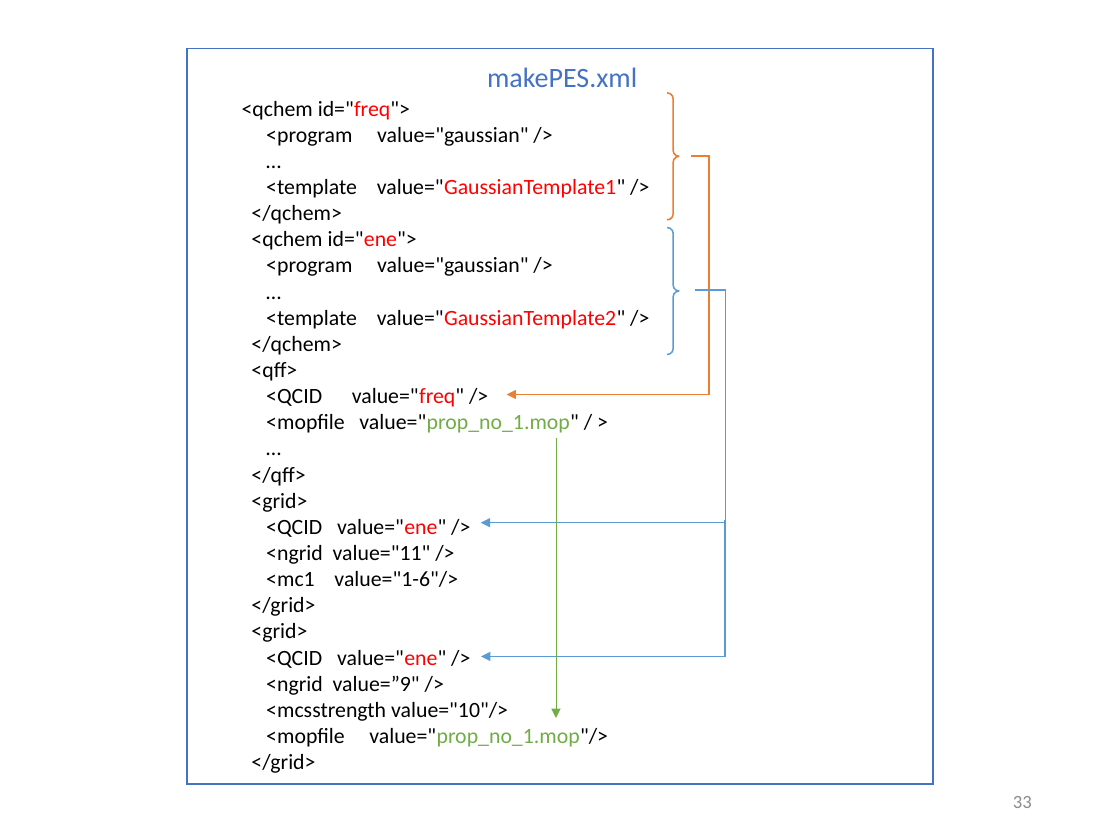
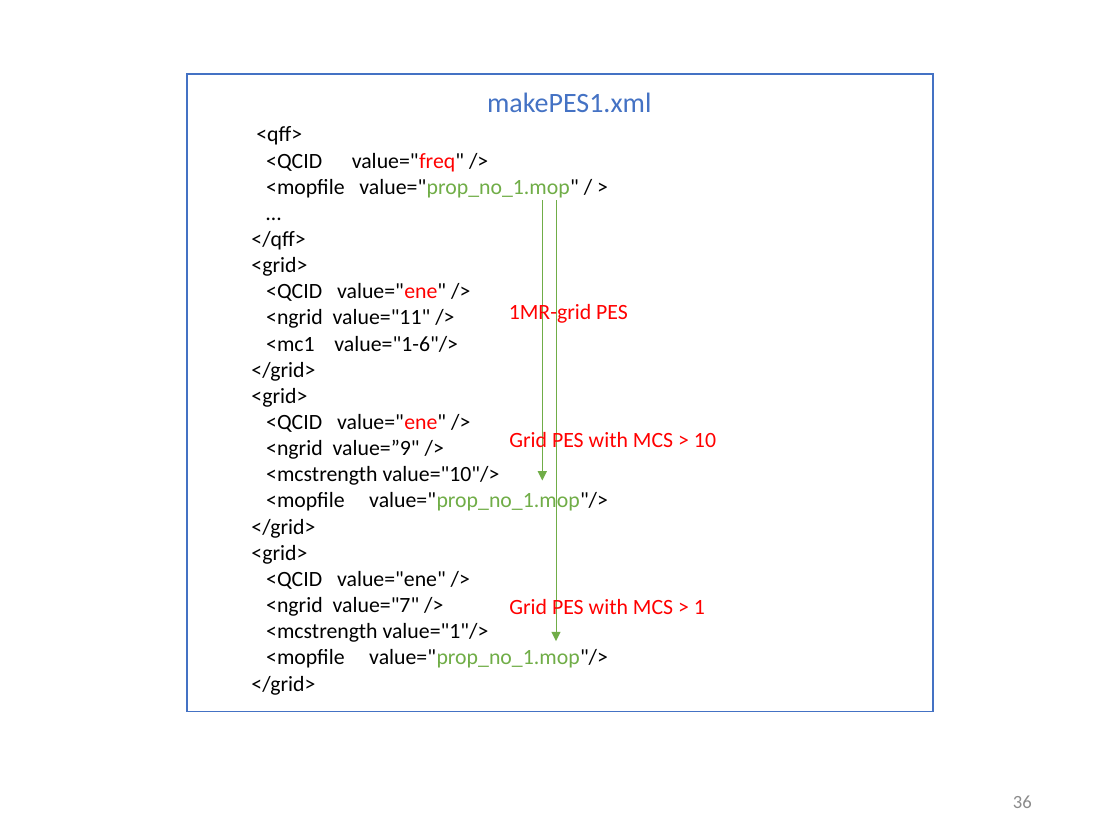
Before and after one commit to yagikiyoshi/sindo, a slide deck: slide 37 of doc/MakePES/usage_MakePES.pptx (slide 34 before the commit). Drawn at 1120x840 pixels with LibreOffice and Linux fonts; fonts in the diff are those of the drawing. Boxes give left, top, right and bottom in pixels: in the first picture for what was removed or moved away, otherwise in the second. Text is boxed around its words. In the diff, an @@ line names an element or a change of style, - is before the commit and + after.

```diff
--- a/doc/MakePES/usage_MakePES.pptx
+++ b/doc/MakePES/usage_MakePES.pptx
@@ rectangle: place and size @@
-rectangle at <box>187,48,933,784</box>
+rectangle at <box>187,74,933,711</box>
@@ text "<qff>": place and size @@
-text "<qff>" at <box>242,101,626,773</box>
+text "<qff>" at <box>251,126,608,695</box>
@@ text at <box>242,101,626,355</box>: paragraphs removed @@
-<qchem id="freq">
-<program value="gaussian" />
-…
-<template value="GaussianTemplate1" />
-</qchem>
-<qchem id="ene">
-<program value="gaussian" />
-…
-<template value="GaussianTemplate2" />
-</qchem>
@@ text at <box>487,92,651,112</box>: text changed @@
-makePES.xml
+makePES1.xml
@@ right brace removed at <box>668,93,680,220</box> @@
@@ freeform shape removed at <box>506,156,709,394</box> @@
@@ arrow added from (542, 200) to (542, 480), #70AD47 0.5 pt @@
@@ arrow moved from (556, 438) - (556, 718) to (556, 200) - (556, 642) @@
@@ right brace removed at <box>668,227,680,354</box> @@
@@ freeform shape removed at <box>480,290,725,523</box> @@
@@ text added at <box>509,301,628,326</box>, 14 pt, text #FF0000 @@
+1MR-grid PES
@@ text added at <box>509,429,716,454</box>, 14 pt, text #FF0000 @@
+Grid PES with MCS > 10
@@ text at <box>266,466,500,485</box>: text changed @@
-<mcsstrength value="10"/>
+<mcstrength value="10"/>
@@ freeform shape removed at <box>480,520,725,656</box> @@
@@ text at <box>251,545,608,695</box>: paragraphs added @@
+<grid>
+<QCID value="ene" />
+<ngrid value="7" />
+<mcstrength value="1"/>
+<mopfile value="prop_no_1.mop"/>
+</grid>
@@ text added at <box>509,596,705,621</box>, 14 pt, text #FF0000 @@
+Grid PES with MCS > 1
@@ page number at <box>1013,795,1032,808</box>: text changed @@
-33
+36
```
Also in this commit, not shown: 33 other slides changed, 10 slides added, 5 slides removed, 1 other file.
